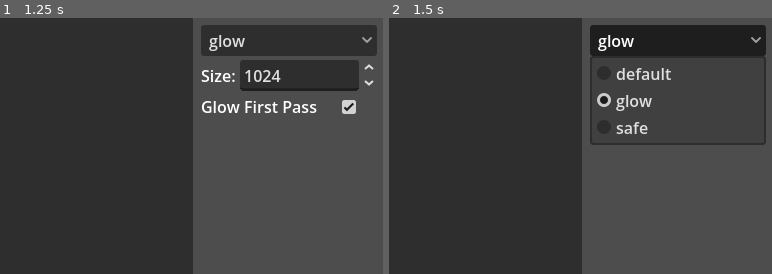
Above: before the commit, frames 1-2 (left to right).
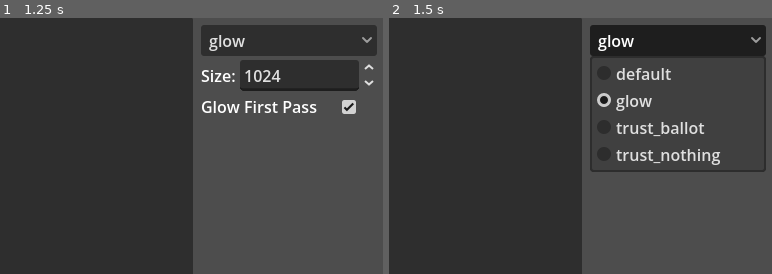
Above: after the commit, the same moments.

Repository: SoftLattice/optimized-copy-shader-benchmark
Game: Godot game, scene res://benchmark/benchmark.tscn
Same seed, same stepped clock (60 frames per second), same inputs: the game is played once before the commit and once after it.
Inputs:
- Up to frame 1 (1.25 s): click "Start Test" at 0.5 s
- Up to frame 2 (1.5 s): click "glow" at 1.25 s
The pictures show only the part of the screen within x 50-100%, y 0-50%; the shares and areas given below are measured in that part.

Frame 1 is identical in both runs. In frame 2, 1.7% of the frame differs, in the area x 52-99%, y 40-61%.
Error in both runs: Cannot call method 'shader_create_from_spirv' on a null value. (res://benchmark/benchmark.gd:50)

Commit message:
No longer trust gl_SubgroupSize

Diff:
--- a/benchmark/benchmark.tscn
+++ b/benchmark/benchmark.tscn
@@ -149,13 +149,15 @@
 [node name="ShaderVariant" type="OptionButton" parent="HBoxContainer/MarginContainer/VBoxContainer2" unique_id=2121964554]
 layout_mode = 2
 selected = 1
-item_count = 3
+item_count = 4
 popup/item_0/text = "default"
 popup/item_0/id = 0
 popup/item_1/text = "glow"
 popup/item_1/id = 1
-popup/item_2/text = "safe"
+popup/item_2/text = "trust_ballot"
 popup/item_2/id = 2
+popup/item_3/text = "trust_nothing"
+popup/item_3/id = 3
 
 [node name="HBoxContainer" type="HBoxContainer" parent="HBoxContainer/MarginContainer/VBoxContainer2" unique_id=1621542798]
 layout_mode = 2
Not shown, changed: copy.glsl
Not shown, changed: old_copy.glsl
